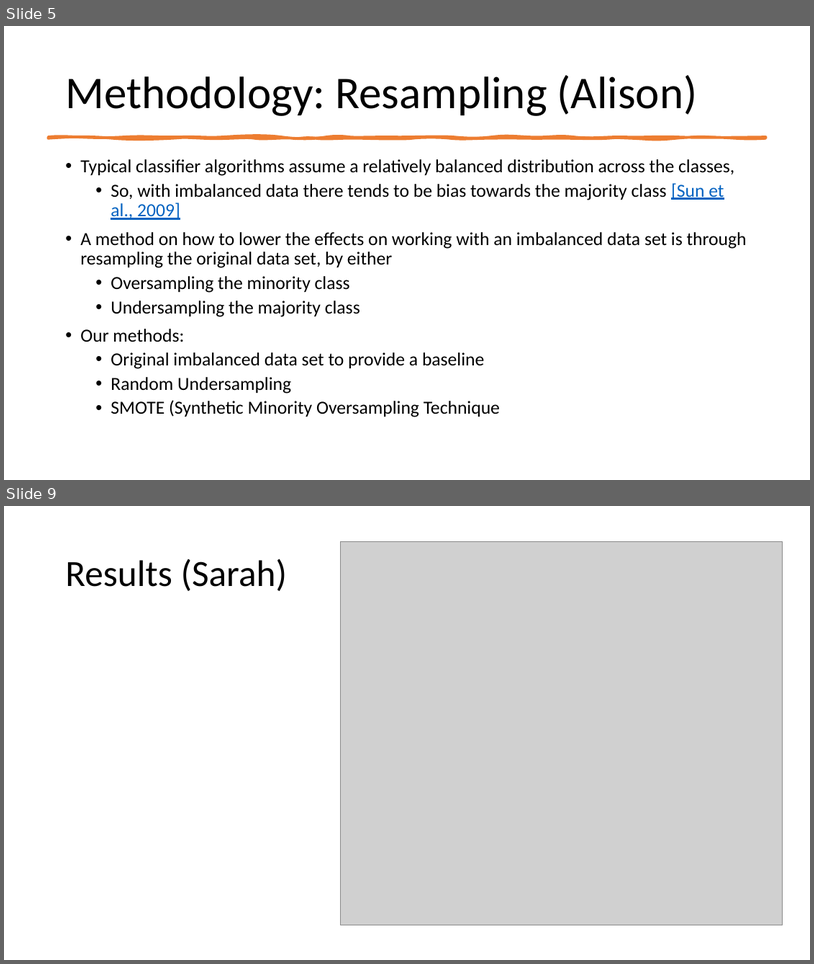
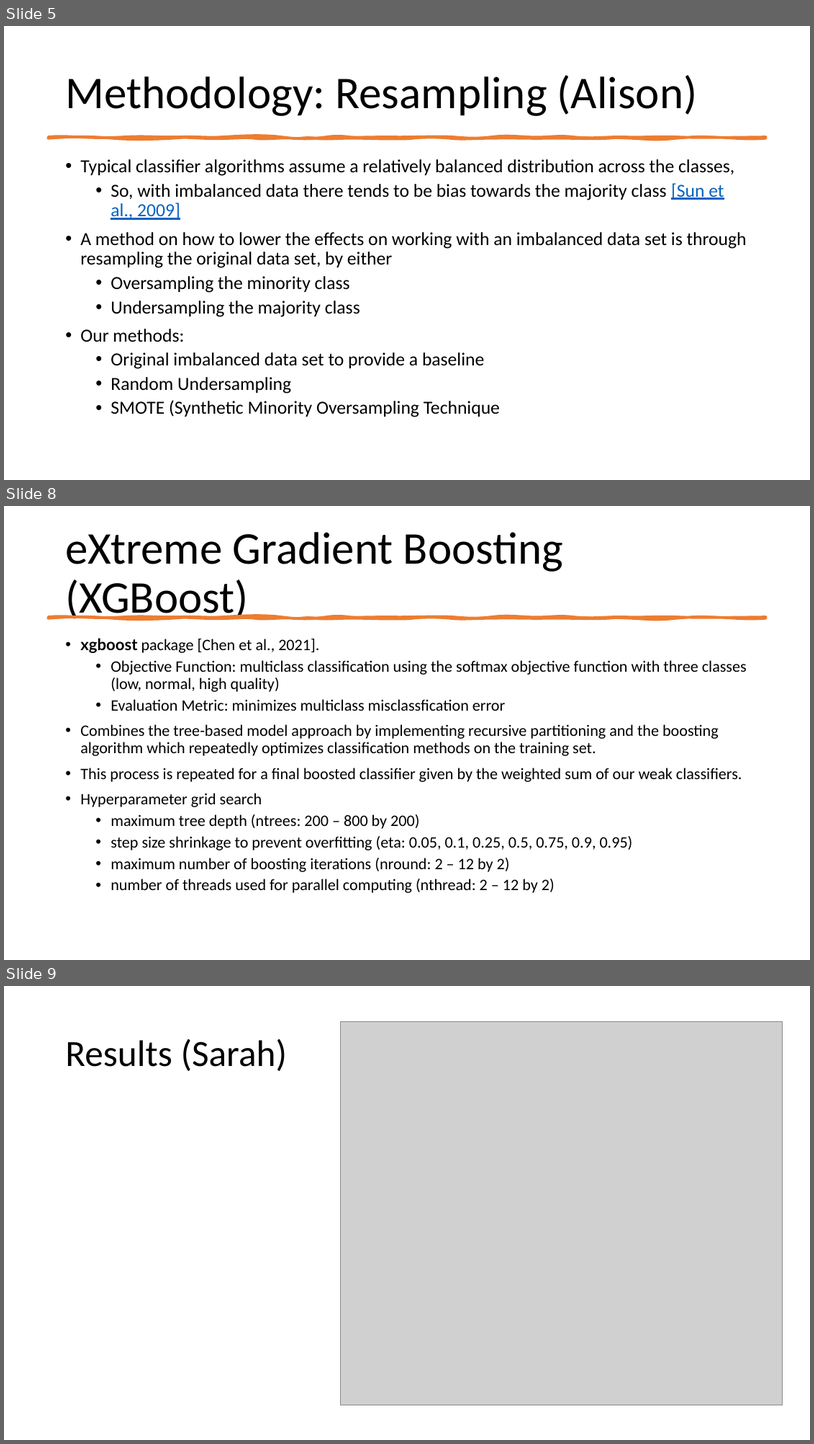
Before and after one commit to earobinson95/Statistical-Learning-Project-UNL-STAT983, a slide deck: presentation/final-presentation.pptx. Shown one above the other, each under a label of ours: slides 5 and 9 before the commit, slides 5, 8 and 9 after it; the slides between them are not shown. The pictures are 814x964 and 814x1444 pixels, drawn with LibreOffice and Linux fonts; fonts in the diff are those of the drawing; grey boxes stand for pictures. Boxes give left, top, right and bottom in pixels: in the first picture for what was removed or moved away, otherwise in the second. Text is boxed around its words. In the diff, an @@ line names an element or a change of style, - is before the commit and + after.

Commit message:
added methods slides. yeah, there are a lot of words...

```diff
--- a/presentation/final-presentation.pptx
+++ b/presentation/final-presentation.pptx
@@ slide 8 added at bbox=[4, 506, 810, 960], background #FFFFFF @@
@@ title added at bbox=[65, 532, 563, 620], 54 pt, text #000000 @@
+eXtreme Gradient Boosting (XGBoost)
@@ freeform shape added at bbox=[48, 617, 766, 618], fill #ED7D31, outline #ED7D31 3.25 pt @@
@@ text added at bbox=[80, 638, 747, 893], 19 pt, text #000000 @@
+• xgboost package [Chen et al., 2021].
+  • Objective Function: multiclass classification using the softmax objective function with three classes (low, normal, high quality)
+  • Evaluation Metric: minimizes multiclass misclassfication error
+• Combines the tree-based model approach by implementing recursive partitioning and the boosting algorithm which repeatedly optimizes classification methods on the training set.
+• This process is repeated for a final boosted classifier given by the weighted sum of our weak classifiers.
+• Hyperparameter grid search
+  • maximum tree depth (ntrees: 200 – 800 by 200)
+  • step size shrinkage to prevent overfitting (eta: 0.05, 0.1, 0.25, 0.5, 0.75, 0.9, 0.95)
+  • maximum number of boosting iterations (nround: 2 – 12 by 2)
+  • number of threads used for parallel computing (nthread: 2 – 12 by 2)
```
Also in this commit, not shown: 3 slides changed, 1 other slide added, 1 slide removed, 7 other files.
